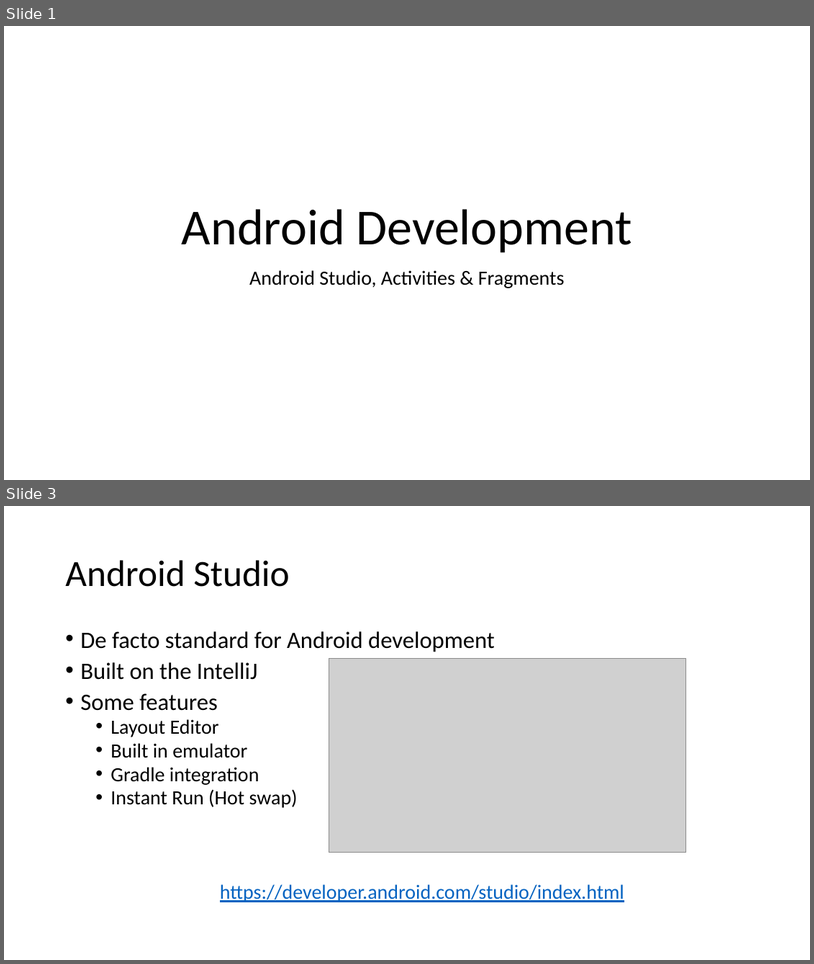
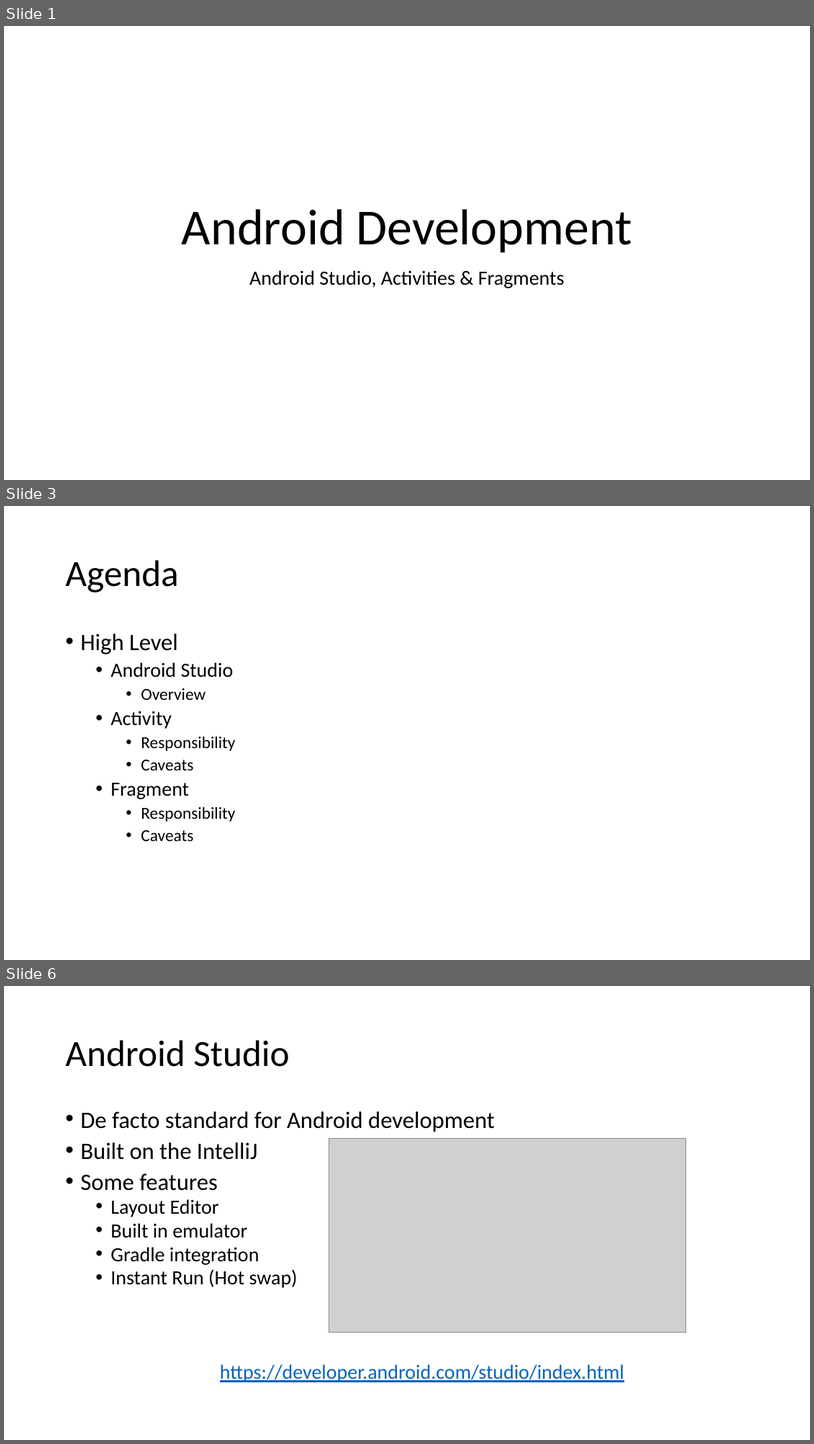
Before and after one commit to Batch-xx/Android-Lunch-Learn, a slide deck: slides/Android Studio_Activities_Fragments.pptx. Shown one above the other, each under a label of ours: slides 1 and 3 before the commit, slides 1, 3 and 6 after it; the slides between them are not shown. The pictures are 814x964 and 814x1444 pixels, drawn with LibreOffice and Linux fonts; fonts in the diff are those of the drawing; grey boxes stand for pictures. Boxes give left, top, right and bottom in pixels: in the first picture for what was removed or moved away, otherwise in the second. Text is boxed around its words. In the diff, an @@ line names an element or a change of style, - is before the commit and + after.

Commit message:
completed activity slides

```diff
--- a/slides/Android Studio_Activities_Fragments.pptx
+++ b/slides/Android Studio_Activities_Fragments.pptx
@@ slide 3 added at box(4, 506, 810, 960), background #FFFFFF @@
@@ title added at box(65, 560, 178, 592), 44 pt, text #000000 @@
+Agenda
@@ text added at box(80, 633, 235, 841), 20 pt, text #000000 @@
+• High Level
+  • Android Studio
+    • Overview
+  • Activity
+    • Responsibility
+    • Caveats
+  • Fragment
+    • Responsibility
+    • Caveats
@@ what was slide 3 is now slide 6 @@
```
Also in this commit, not shown: 3 slides changed, 7 other slides added, 2 slides removed, 5 other files.
